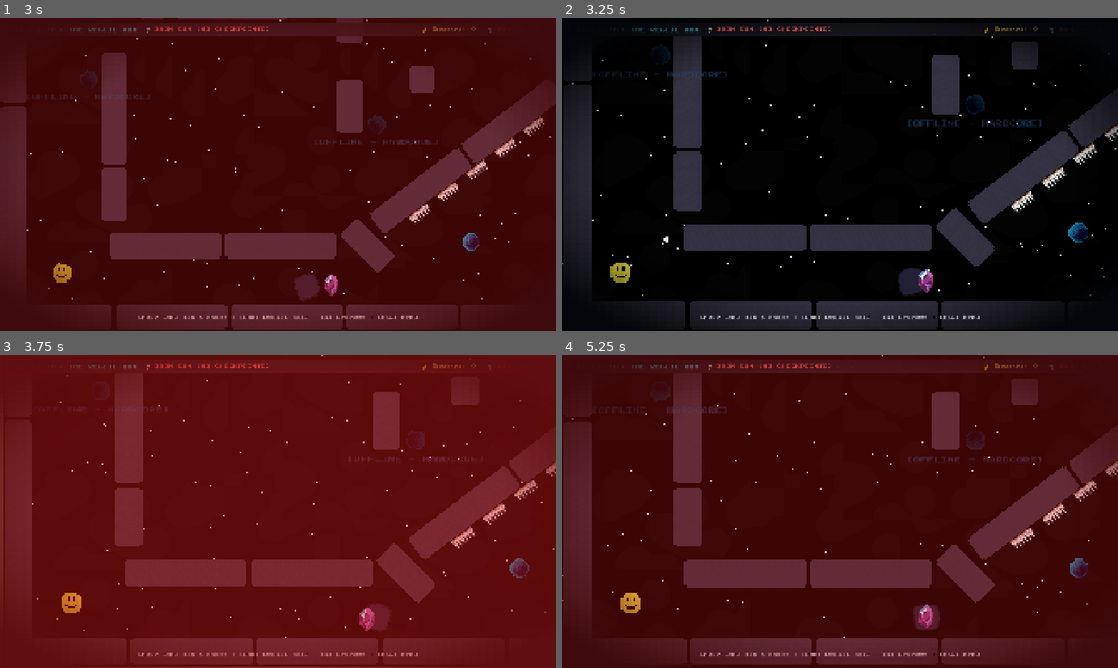
Above: before the commit, frames 1-4 (two rows, left to right).
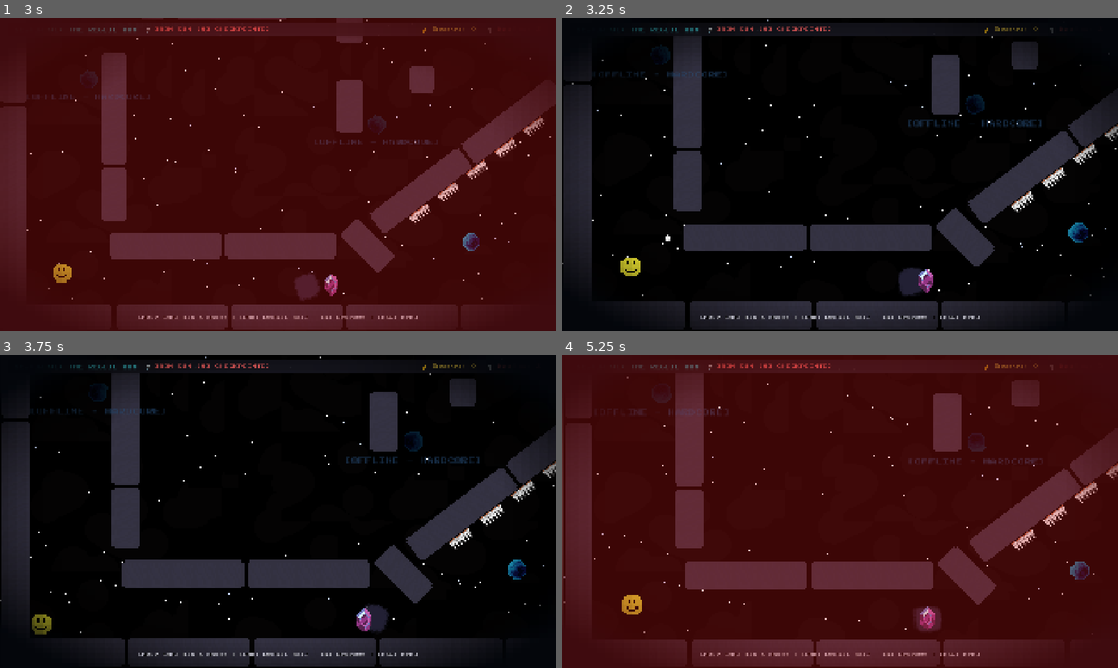
Above: after the commit, the same moments.

Repository: YuvalArchit04/Haven_Project
Game: Godot game, scene res://main_menu.tscn
Same seed, same stepped clock (60 frames per second), same inputs: the game is played once before the commit and once after it. Video files are missing from this copy of the repository; at most half a second of black plays in their place. Sound files missing from this copy of the repository are replaced by a short silence.
Inputs (mouse positions are in pixels of both pictures, inside the frame that each line leads up to):
- Up to frame 1 (3 s): click "START" at 0.5 s; click "HARD (NO CHECKPOINTS)" at 1.25 s; tap Enter at 2 s; move the mouse to (400, 158) at 2.02 s; press the mouse at (400, 158) at 2.03 s; tap R at 2.3, 2.85 s; move the mouse to (166, 190) at 2.77 s; release the mouse at (166, 190) at 2.78 s
- Up to frame 2 (3.25 s): click (728, 190) at 3.05 s
- Up to frame 3 (3.75 s): move the mouse to (333, 442) at 3.52 s; hold Right mouse button (recall) from 3.53 s (still down)
- Up to frame 4 (5.25 s): tap R at 3.8, 5.1 s; move the mouse to (812, 574) at 4.27 s; release Right mouse button (recall) at 4.28 s; click (812, 574) at 4.35 s; move the mouse to (1006, 558) at 5.02 s

Frame 1 is identical in both runs. In frame 2, 0.3% of the frame differs, in the area x 8-20%, y 69-85%; in frame 3, 100%, in the area x 0-100%, y 0-100%; in frame 4, 3.8%.

Commit message:
w change made it so much better

Diff:
--- a/assets/icon.svg
+++ /dev/null
@@ -1 +0,0 @@
-<svg xmlns="http://www.w3.org/2000/svg" width="128" height="128"><rect width="124" height="124" x="2" y="2" fill="#363d52" stroke="#212532" stroke-width="4" rx="14"/><g fill="#fff" transform="translate(12.322 12.322)scale(.101)"><path d="M105 673v33q407 354 814 0v-33z"/><path fill="#478cbf" d="m105 673 152 14q12 1 15 14l4 67 132 10 8-61q2-11 15-15h162q13 4 15 15l8 61 132-10 4-67q3-13 15-14l152-14V427q30-39 56-81-35-59-83-108-43 20-82 47-40-37-88-64 7-51 8-102-59-28-123-42-26 43-46 89-49-7-98 0-20-46-46-89-64 14-123 42 1 51 8 102-48 27-88 64-39-27-82-47-48 49-83 108 26 42 56 81zm0 33v39c0 276 813 276 814 0v-39l-134 12-5 69q-2 10-14 13l-162 11q-12 0-16-11l-10-65H446l-10 65q-4 11-16 11l-162-11q-12-3-14-13l-5-69z"/><path d="M483 600c0 34 58 34 58 0v-86c0-34-58-34-58 0z"/><circle cx="725" cy="526" r="90"/><circle cx="299" cy="526" r="90"/></g><g fill="#414042" transform="translate(12.322 12.322)scale(.101)"><circle cx="307" cy="532" r="60"/><circle cx="717" cy="532" r="60"/></g></svg>
--- a/ball.gd
+++ b/ball.gd
@@ -34,7 +34,6 @@
 
 func _draw() -> void:
 	if (current_state == State.AIMING or is_aiming) and player:
-		# Draw dotted aim line from player toward mouse
 		var mouse_pos = get_global_mouse_position()
 		var dir = player.global_position.direction_to(mouse_pos)
 		if dir == Vector2.ZERO:
@@ -44,12 +43,9 @@
 		var dot_spacing: float = 12.0
 		var dot_radius: float = 3.0
 		var count = int(line_len / dot_spacing)
-
-		# Draw aim trajectory from player center (in ball local space)
 		var origin = to_local(player.global_position)
 		for i in range(1, count + 1):
 			var pt = origin + dir * (i * dot_spacing)
-			# Crisp high-contrast retro dots
 			draw_circle(pt, dot_radius + 1.0, Color(0.05, 0.05, 0.08, 0.9))
 			draw_circle(pt, dot_radius, Color(0.3, 0.95, 1.0, 0.95))
 
@@ -61,18 +57,19 @@
 	if dir == Vector2.ZERO:
 		dir = Vector2.RIGHT
 
-	# Zero out player velocity completely so they do NOT move or drift when throwing
-	player.velocity = Vector2.ZERO
+	if player.has_method("freeze"):
+		player.freeze(0.2)
+	else:
+		player.velocity = Vector2.ZERO
 
-	# Offset spawn outside player body so ball never overlaps player
-	global_position = player.global_position + dir * 36.0
+	global_position = player.global_position + dir * 40.0
 	visible = true
 	var col = get_node_or_null("CollisionPolygon2D")
 	if col:
 		col.disabled = false
 
 	velocity = dir * throw_speed
-	throw_timer = 0.35 # Immunity timer
+	throw_timer = 0.35
 	current_state = State.THROWN
 
 	var am = get_node_or_null("/root/AudioManager")
@@ -107,18 +104,11 @@
 			var dist = global_position.distance_to(player.global_position)
 			var dir = global_position.direction_to(player.global_position)
 
-			# Fly directly straight towards player with a controlled fixed speed (no endless orbiting slingshot)
 			velocity = dir * recall_speed
 			var step_move = velocity * delta
 
-			# Check catch if ball reaches Verity
 			if throw_timer <= 0.0 and (dist <= catch_radius or dist <= step_move.length() + 8.0):
-				# Impact direction points from ball towards player center
-				var impact_dir = dir
-				if impact_dir == Vector2.ZERO:
-					impact_dir = Vector2.DOWN
-
-				# Push player cleanly with controlled impulse
+				var impact_dir = dir if dir != Vector2.ZERO else Vector2.DOWN
 				player.velocity = impact_dir * recall_speed * dash_multiplier
 
 				velocity = Vector2.ZERO
@@ -130,5 +120,4 @@
 			else:
 				var collision = move_and_collide(step_move)
 				if collision:
-					# If blocked by wall on way to player, slide or re-steer directly
 					velocity = velocity.bounce(collision.get_normal())
--- a/game.gd
+++ b/game.gd
@@ -33,7 +33,6 @@
 var max_offset: Vector2 = Vector2(16.0, 16.0)
 
 func _ready() -> void:
-	# Ensure music is playing
 	var am = get_node_or_null("/root/AudioManager")
 	if am and am.has_method("play_music"):
 		am.play_music()
@@ -42,36 +41,28 @@
 		default_spawn_pos = respawn_point.global_position
 	current_checkpoint_pos = default_spawn_pos
 
-	# Wire up player and ball
 	if player and ball:
 		ball.player = player
 		if not player.is_in_group("player"):
 			player.add_to_group("player")
-
-		# Cinematic FOV Overview intro
 		_setup_cinematic_intro()
 
-	# Connect checkpoints
 	for cp in get_tree().get_nodes_in_group("checkpoints"):
 		if cp.has_signal("activated"):
 			cp.activated.connect(_on_checkpoint_activated)
 
-	# Connect spikes
 	for spike in get_tree().get_nodes_in_group("spikes"):
 		if spike.has_signal("player_hit"):
 			spike.player_hit.connect(respawn_player)
 
-	# Connect collectibles
 	for item in get_tree().get_nodes_in_group("collectibles"):
 		if item.has_signal("collected"):
 			item.collected.connect(_on_currency_collected)
 
-	# Connect physical push button
 	var btn = get_node_or_null("PhysicalButton")
 	if btn and btn.has_signal("button_activated"):
 		btn.button_activated.connect(_on_button_activated)
 
-	# UI buttons
 	if play_again_btn:
 		play_again_btn.pressed.connect(_on_play_again_pressed)
 	if next_btn:
@@ -98,12 +89,10 @@
 	_update_hud()
 
 func _process(delta: float) -> void:
-	# Reset player position ONLY if they touch the bottom-most ground
 	if player and not is_level_ended:
 		if player.global_position.y >= 995.0:
 			respawn_player()
 
-	# Screen shake decay
 	if trauma > 0.0:
 		trauma = max(0.0, trauma - delta * 1.5)
 		var cam: Camera2D = player.get_node_or_null("Camera2D") if player else null
@@ -124,7 +113,6 @@
 	cam.limit_right = 1920
 	cam.limit_bottom = 1080
 
-	# Start with full map overview
 	cam.position_smoothing_enabled = false
 	cam.global_position = Vector2(960, 540)
 	cam.zoom = Vector2(1.0, 1.0)
@@ -133,7 +121,6 @@
 		intro_banner.visible = true
 		intro_banner.modulate.a = 1.0
 
-	# Smoothly zoom into Verity
 	var intro_timer = get_tree().create_timer(1.2)
 	intro_timer.timeout.connect(func():
 		var tween = create_tween().set_parallel(true)
@@ -183,33 +170,28 @@
 	_update_hud()
 	trauma = 0.6
 
-	# Audio death
 	var am = get_node_or_null("/root/AudioManager")
 	if am and am.has_method("play_death"):
 		am.play_death()
 
-	# Visual death flash
 	if death_flash:
 		death_flash.modulate.a = 0.85
 		var flash_tween = create_tween()
 		flash_tween.tween_property(death_flash, "modulate:a", 0.0, 0.35)
 
-	# Determine respawn position based on mode
 	var target_pos = default_spawn_pos
 	if GameState.easy_mode:
 		target_pos = current_checkpoint_pos
 
-	# Reset player position & momentum
 	if player:
 		player.global_position = target_pos
 		player.velocity = Vector2.ZERO
 
-	# Reset ball
 	if ball:
 		ball.global_position = target_pos
 		ball.velocity = Vector2.ZERO
 		if "current_state" in ball:
-			ball.current_state = 0 # State.READY
+			ball.current_state = 0
 		ball.visible = false
 		var col = ball.get_node_or_null("CollisionPolygon2D")
 		if col:
--- a/main_menu.gd
+++ b/main_menu.gd
@@ -14,7 +14,6 @@
 @onready var close_mode_btn: Button = %CloseModeButton
 
 func _ready() -> void:
-	# Start background music
 	var am = get_node_or_null("/root/AudioManager")
 	if am and am.has_method("play_music"):
 		am.play_music()
@@ -26,26 +25,19 @@
 
 	if play_button:
 		play_button.pressed.connect(_on_play_pressed)
-		_setup_button_retro(play_button)
 	if tutorial_button:
 		tutorial_button.pressed.connect(_on_tutorial_pressed)
-		_setup_button_retro(tutorial_button)
 	if quit_button:
 		quit_button.pressed.connect(_on_quit_pressed)
-		_setup_button_retro(quit_button)
 	if close_tutorial_btn:
 		close_tutorial_btn.pressed.connect(_on_close_tutorial_pressed)
-		_setup_button_retro(close_tutorial_btn)
 
 	if easy_mode_btn:
 		easy_mode_btn.pressed.connect(_on_easy_mode_selected)
-		_setup_button_retro(easy_mode_btn)
 	if hard_mode_btn:
 		hard_mode_btn.pressed.connect(_on_hard_mode_selected)
-		_setup_button_retro(hard_mode_btn)
 	if close_mode_btn:
 		close_mode_btn.pressed.connect(_on_close_mode_pressed)
-		_setup_button_retro(close_mode_btn)
 
 func _unhandled_input(event: InputEvent) -> void:
 	if event.is_action_pressed("ui_cancel"):
@@ -55,13 +47,6 @@
 			_on_close_tutorial_pressed()
 		else:
 			_on_quit_pressed()
-
-func _setup_button_retro(btn: Button) -> void:
-	btn.mouse_entered.connect(func():
-		var am = get_node_or_null("/root/AudioManager")
-		if am and am.has_method("play_tick"):
-			am.play_tick()
-	)
 
 func _on_play_pressed() -> void:
 	_play_click_sfx()
--- a/player.gd
+++ b/player.gd
@@ -2,6 +2,16 @@
 
 @export var friction: float = 450.0
 
+var freeze_timer: float = 0.0
+
+func freeze(duration: float = 0.15) -> void:
+	velocity = Vector2.ZERO
+	freeze_timer = duration
+
 func _physics_process(delta: float) -> void:
+	if freeze_timer > 0.0:
+		freeze_timer -= delta
+		velocity = Vector2.ZERO
+		return
 	velocity = velocity.move_toward(Vector2.ZERO, friction * delta)
 	move_and_slide()
Not shown, removed: assets/icon.svg.import
Not shown, added: export_presets.cfg
